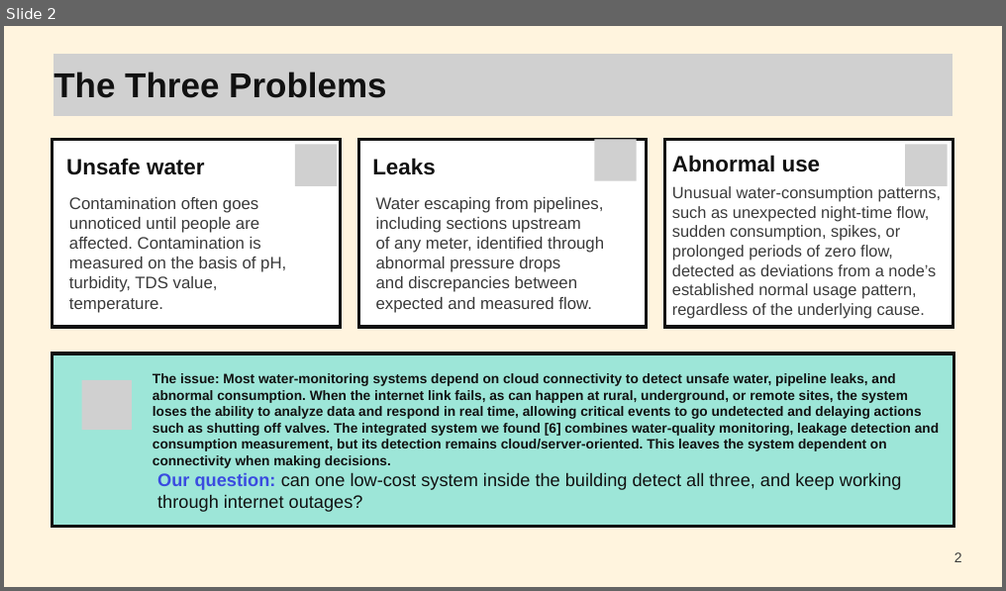
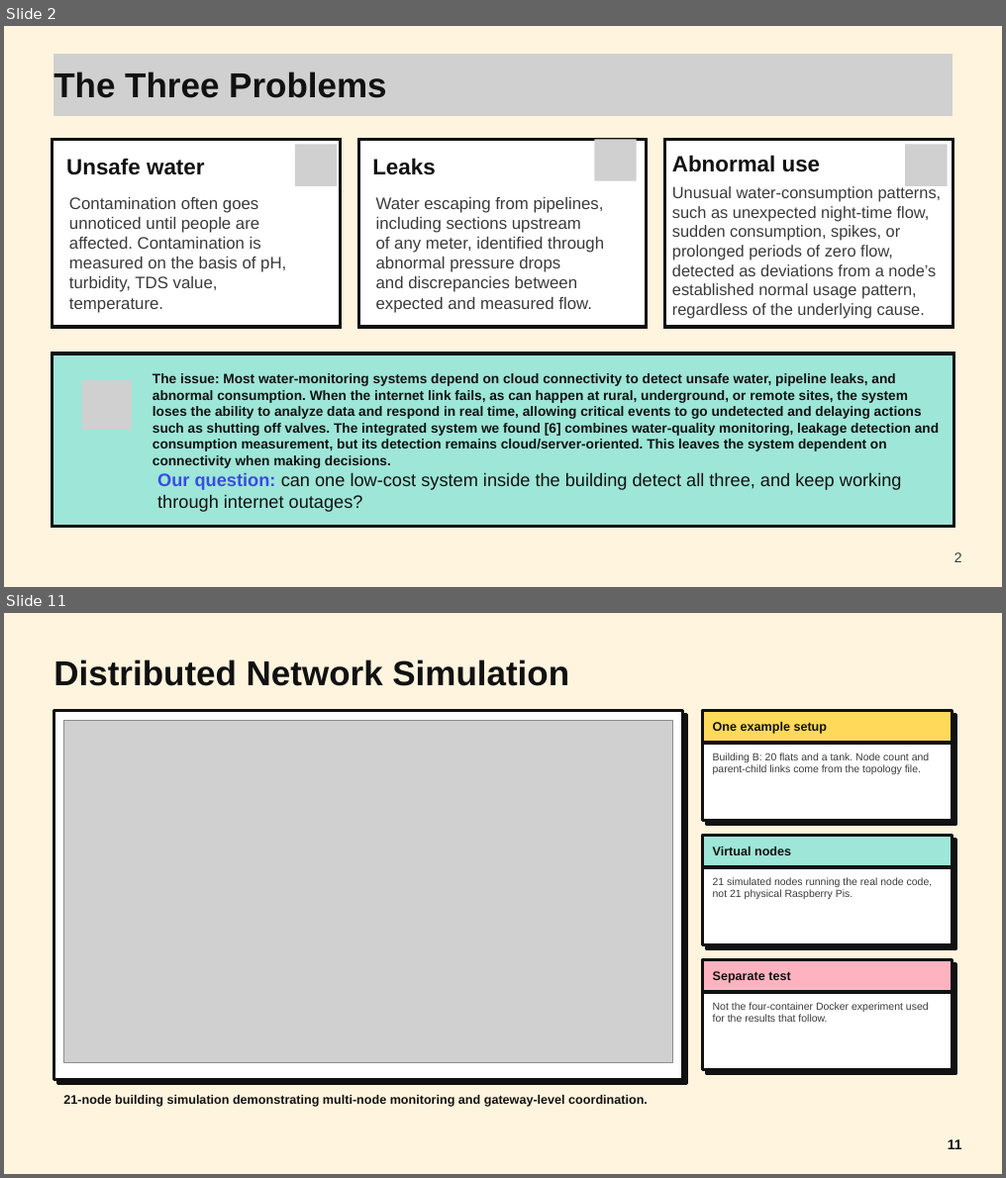
Before and after one commit to riyaa42/aqua_edge, a slide deck: presentation/final/aqua_edge_final_neobrutalism.pptx. Shown one above the other, each under a label of ours: slide 2 before the commit, slides 2 and 11 after it; the slides between them are not shown. The pictures are 1006x591 and 1006x1178 pixels, drawn with LibreOffice and Linux fonts; fonts in the diff are those of the drawing; grey boxes stand for pictures. Boxes give left, top, right and bottom in pixels: in the first picture for what was removed or moved away, otherwise in the second. Text is boxed around its words. In the diff, an @@ line names an element or a change of style, - is before the commit and + after.

```diff
--- a/presentation/final/aqua_edge_final_neobrutalism.pptx
+++ b/presentation/final/aqua_edge_final_neobrutalism.pptx
@@ slide 11 added at (4,613,1002,1174), background #FFF4DE @@
@@ text added at (54,660,569,686), 50 pt, text #111111, bold @@
+Distributed Network Simulation
@@ rectangle added at (54,710,682,1079), fill #FFFFFF, outline #111111 4.5 pt @@
@@ picture added at (63,720,672,1062) @@
@@ rectangle added at (703,710,952,820), fill #FFFFFF, outline #111111 4.5 pt @@
@@ rectangle added at (703,710,952,743), fill #FFD95A, outline #111111 4.5 pt @@
@@ text added at (713,722,828,734), 18 pt, text #111111, bold @@
+One example setup
@@ text added at (713,753,930,774), 15 pt, text #3A3A3A @@
+Building B: 20 flats and a tank. Node count and parent-child links come from the topology file.
@@ rectangle added at (703,835,952,945), fill #FFFFFF, outline #111111 4.5 pt @@
@@ rectangle added at (703,835,952,867), fill #9DE6D8, outline #111111 4.5 pt @@
@@ text added at (713,847,791,856), 18 pt, text #111111, bold @@
+Virtual nodes
@@ text added at (713,877,933,899), 15 pt, text #3A3A3A @@
+21 simulated nodes running the real node code, not 21 physical Raspberry Pis.
@@ rectangle added at (703,959,952,1069), fill #FFFFFF, outline #111111 4.5 pt @@
@@ rectangle added at (703,959,952,992), fill #FFB3C1, outline #111111 4.5 pt @@
@@ text added at (713,971,790,983), 18 pt, text #111111, bold @@
+Separate test
@@ text added at (713,1002,929,1022), 15 pt, text #3A3A3A @@
+Not the four-container Docker experiment used for the results that follow.
@@ text added at (63,1095,648,1107), 18 pt, text #111111, bold @@
+21-node building simulation demonstrating multi-node monitoring and gateway-level coordination.
@@ text added at (947,1140,962,1150), 20 pt, text #111111, bold @@
+11
```
Also in this commit, not shown: 10 slides changed, 5 other slides added, 1 other file.
